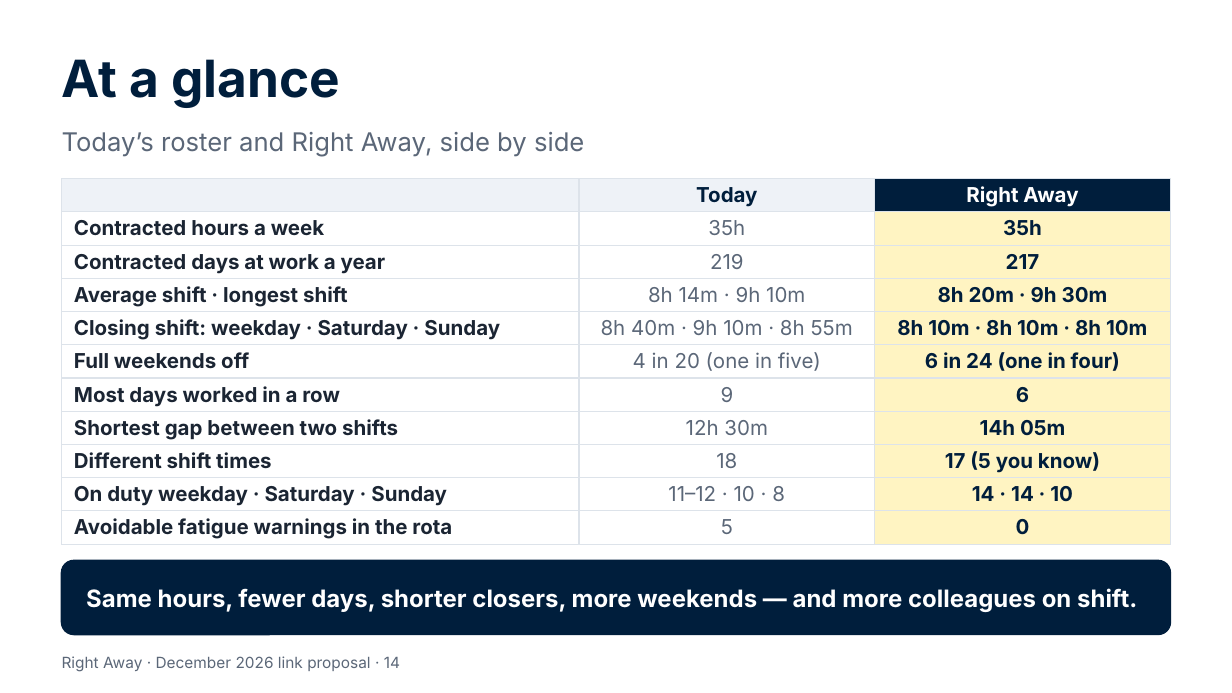
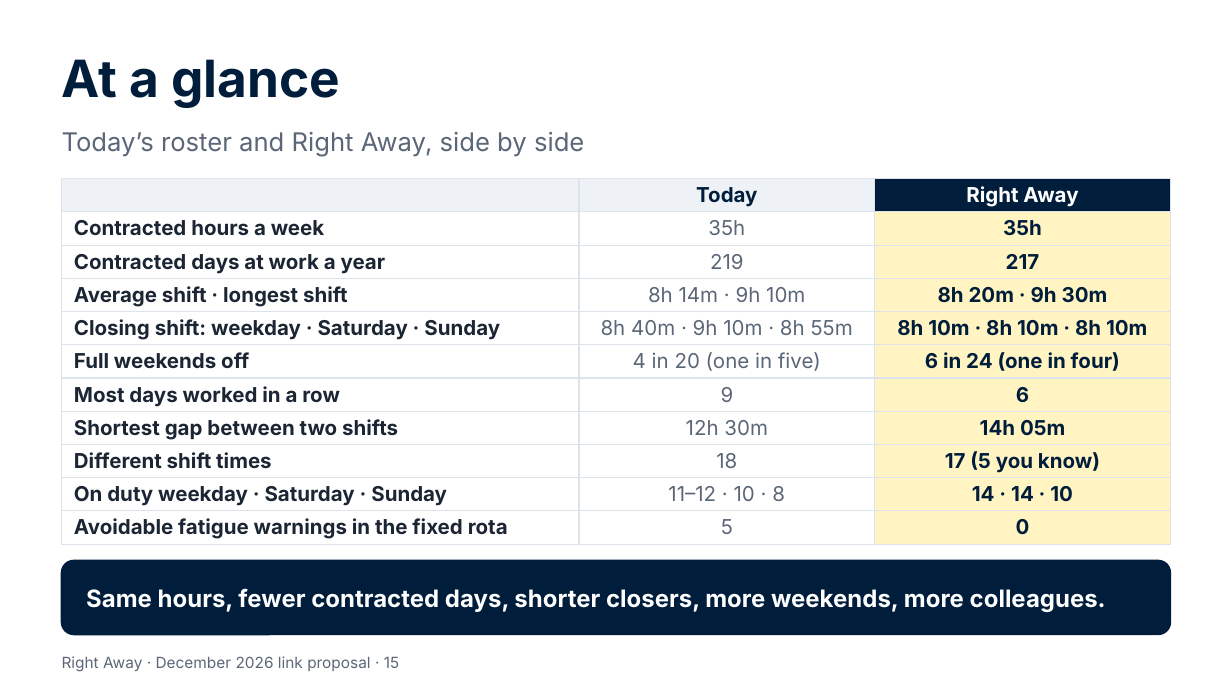
Before and after one commit to Garethdavidmiller/roster-app, a slide deck: slide 15 of docs/proposals/presentations/Right-Away-for-colleagues.pptx (slide 14 before the commit). Drawn at 1232x693 pixels with LibreOffice and Linux fonts; fonts in the diff are those of the drawing. Boxes give left, top, right and bottom in pixels: in the first picture for what was removed or moved away, otherwise in the second. Text is boxed around its words. In the diff, an @@ line names an element or a change of style, - is before the commit and + after.

```diff
--- a/docs/proposals/presentations/Right-Away-for-colleagues.pptx
+++ b/docs/proposals/presentations/Right-Away-for-colleagues.pptx
@@ table at box(62, 179, 1170, 543) @@
-row 11, column 1: Avoidable fatigue warnings in the rota
+row 11, column 1: Avoidable fatigue warnings in the fixed rota
@@ text at box(86, 588, 1106, 612): text changed @@
-Same hours, fewer days, shorter closers, more weekends — and more colleagues on shift.
+Same hours, fewer contracted days, shorter closers, more weekends, more colleagues.
@@ text at box(62, 656, 399, 672): text changed @@
-Right Away · December 2026 link proposal · 14
+Right Away · December 2026 link proposal · 15
```
Also in this commit, not shown: 9 other slides changed, 1 slide added, 19 other files.
